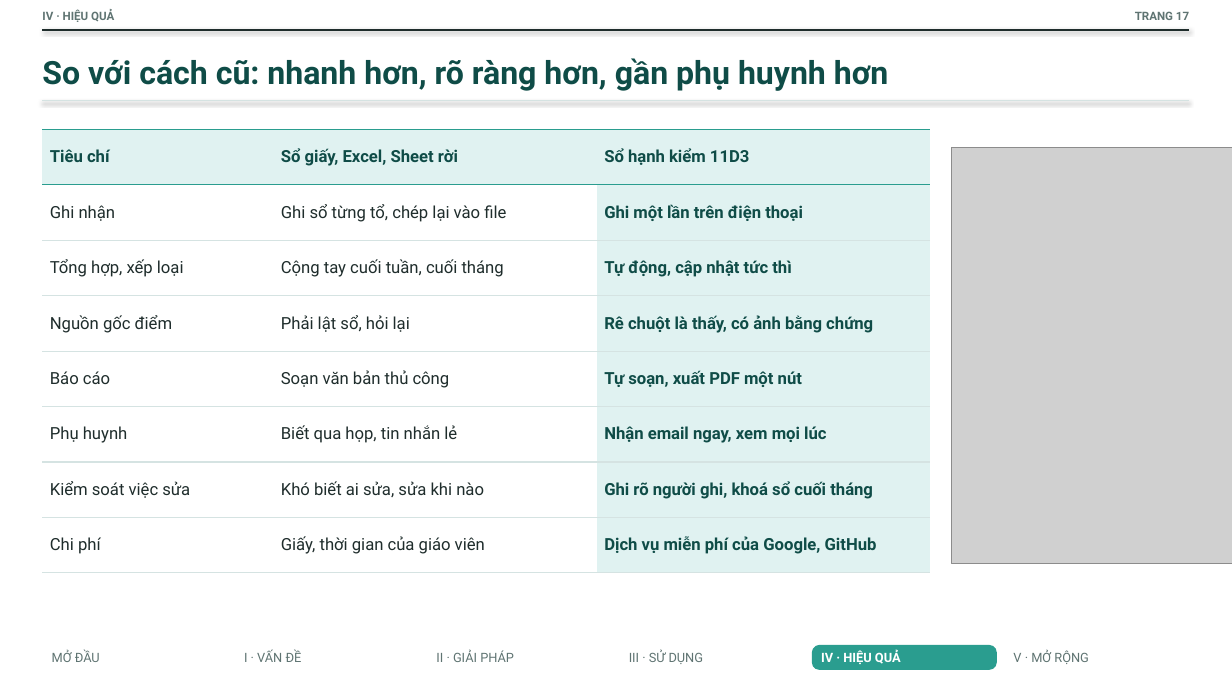
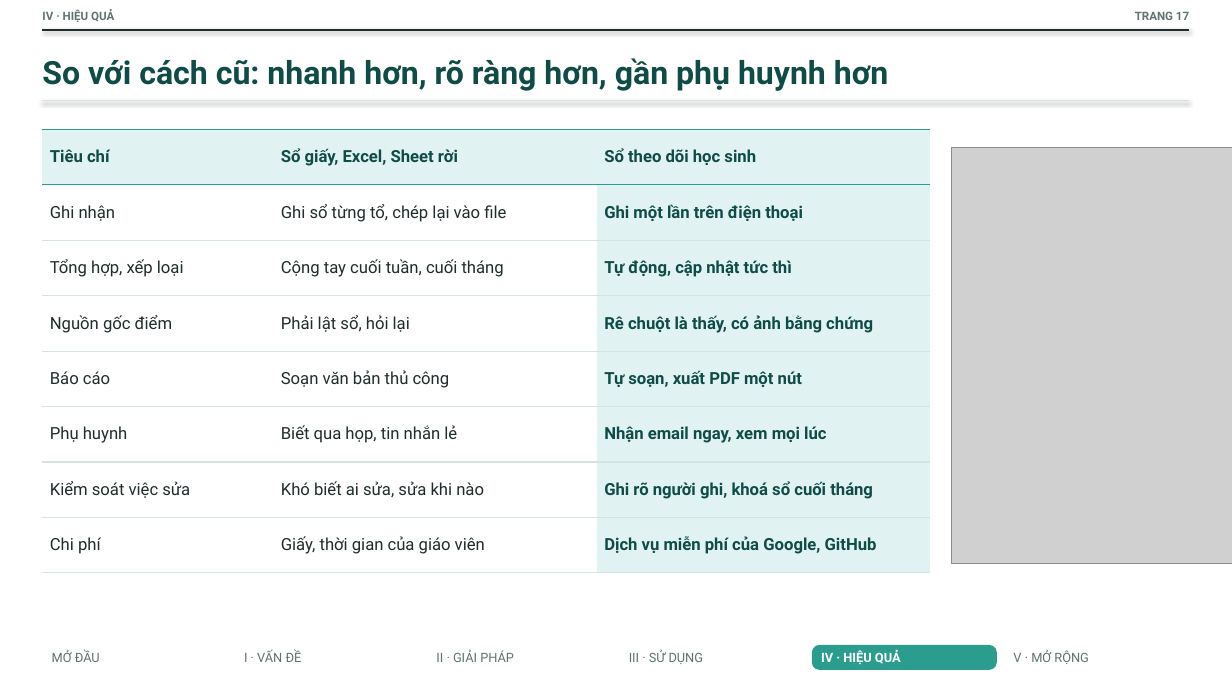
Before and after one commit to THPTYenHoa/Theo-doi-hanh-kiem-11D3-nam-hoc-2026-2027, a slide deck: slide 17 of docs/20261009_BaiDuThi_So_hanh_kiem_11D3.pptx. Drawn at 1232x693 pixels with LibreOffice and Linux fonts; fonts in the diff are those of the drawing; grey boxes stand for pictures. Boxes give left, top, right and bottom in pixels: in the first picture for what was removed or moved away, otherwise in the second. Text is boxed around its words. In the diff, an @@ line names an element or a change of style, - is before the commit and + after.

```diff
--- a/docs/20261009_BaiDuThi_So_hanh_kiem_11D3.pptx
+++ b/docs/20261009_BaiDuThi_So_hanh_kiem_11D3.pptx
@@ table at [43, 129, 930, 573] @@
-row 1, column 3: Sổ hạnh kiểm 11D3
+row 1, column 3: Sổ theo dõi học sinh
```
Also in this commit, not shown: 1 other slide changed.
